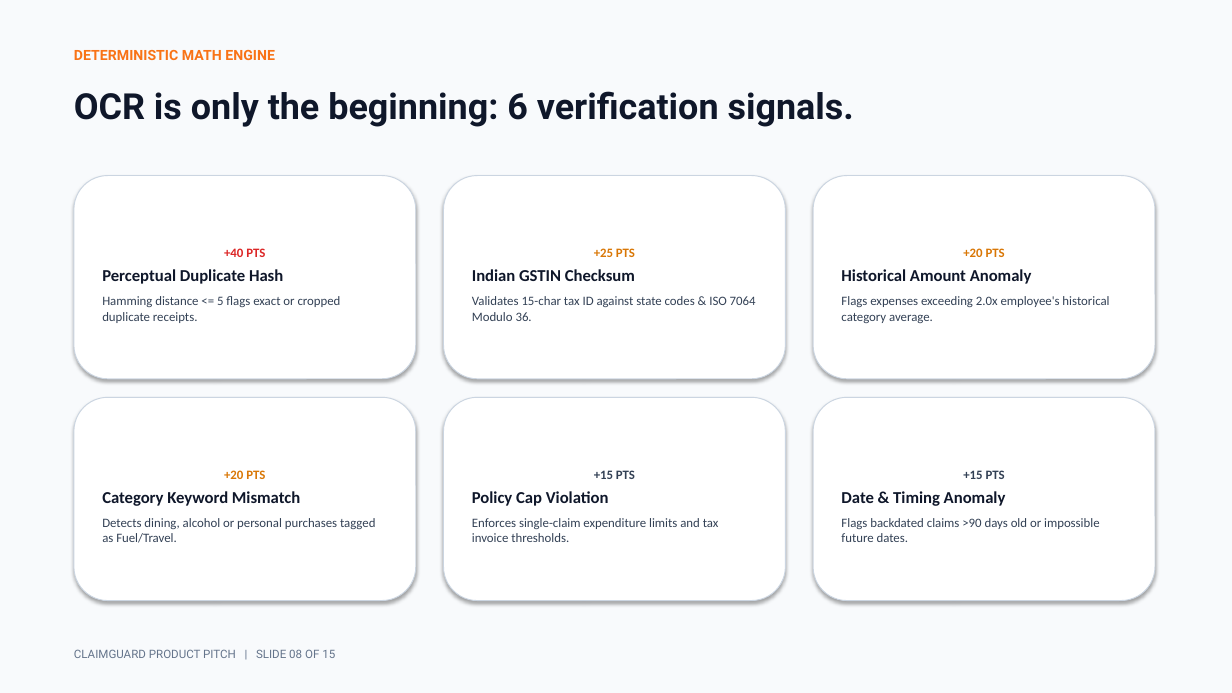
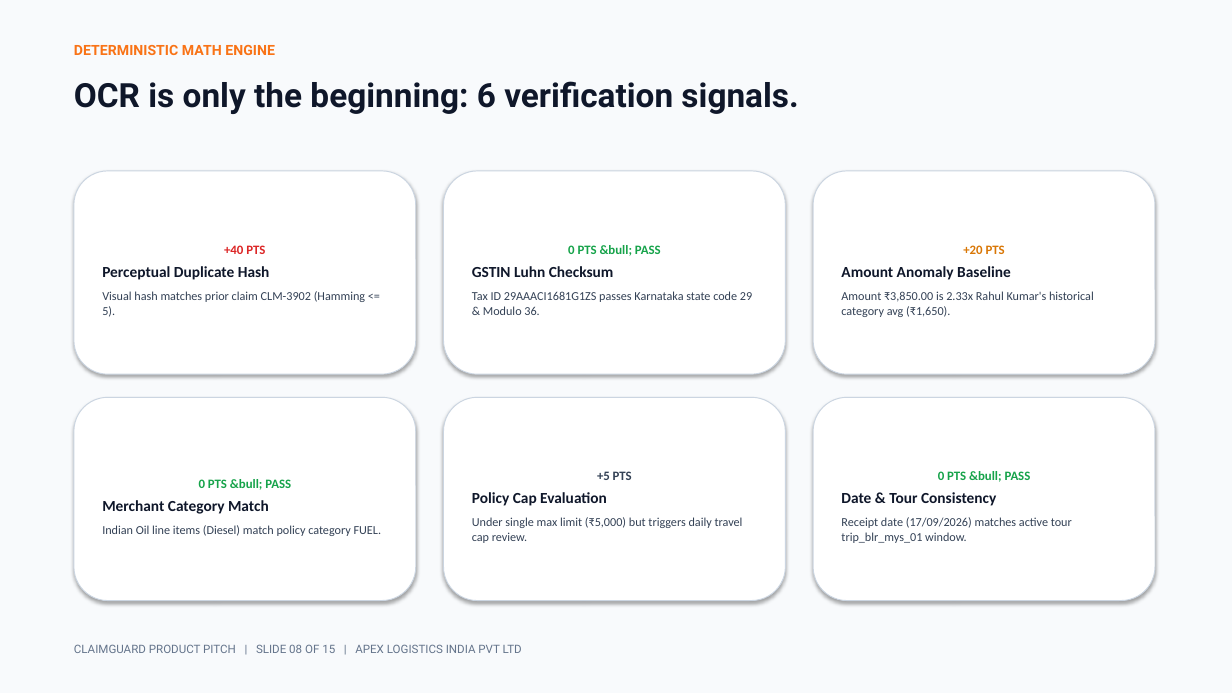
Before and after one commit to sgk18/Claim_guard, a slide deck: slide 8 of ClaimGuard_Product_Pitch.pptx. Drawn at 1232x693 pixels with LibreOffice and Linux fonts; fonts in the diff are those of the drawing. Boxes give left, top, right and bottom in pixels: in the first picture for what was removed or moved away, otherwise in the second. Text is boxed around its words. In the diff, an @@ line names an element or a change of style, - is before the commit and + after.

Commit message:
feat: add HTML product pitch presentation and PPTX generation script

```diff
--- a/ClaimGuard_Product_Pitch.pptx
+++ b/ClaimGuard_Product_Pitch.pptx
@@ text "DETERMINISTIC MATH ENGINE": place and size @@
-text "DETERMINISTIC MATH ENGINE" at box(74, 50, 275, 60)
+text "DETERMINISTIC MATH ENGINE" at box(74, 45, 275, 55)
@@ text "OCR is only the beginning: ...": place and size @@
-text "OCR is only the beginning: ..." at box(74, 91, 854, 127)
+text "OCR is only the beginning: ..." at box(74, 81, 798, 114)
@@ text "OCR is only the beginning: ..." at box(74, 81, 798, 114): size 28 to 26 pt @@
@@ 3 rounded rectangles: place and size @@
-3 rounded rectangles at box(74, 176, 1155, 379)
+3 rounded rectangles at box(74, 171, 1155, 374)
@@ text in rounded rectangle at box(102, 266, 270, 280): size 13 to 12 pt in "Perceptual Duplicate Hash" @@
@@ text in rounded rectangle at box(472, 245, 752, 315): text changed; size 10 to 9.5 pt @@
-+25 PTS
-Indian GSTIN Checksum
-Validates 15-char tax ID against state codes & ISO 7064 Modulo 36.
+0 PTS &bull; PASS
+GSTIN Luhn Checksum
+Tax ID 29AAACI1681G1ZS passes Karnataka state code 29 & Modulo 36.
@@ text in rounded rectangle at box(841, 266, 1094, 317): text changed; size 10 to 9.5 pt @@
-Historical Amount Anomaly
-Flags expenses exceeding 2.0x employee's historical category average.
+Amount Anomaly Baseline
+Amount ₹3,850.00 is 2.33x Rahul Kumar's historical category avg (₹1,650).
@@ text in rounded rectangle at box(102, 291, 365, 317): text changed; size 10 to 9.5 pt @@
-Hamming distance <= 5 flags exact or cropped duplicate receipts.
+Visual hash matches prior claim CLM-3902 (Hamming <= 5).
@@ text in rounded rectangle at box(102, 479, 381, 536): text changed; size 10 to 9.5 pt @@
-+20 PTS
-Category Keyword Mismatch
-Detects dining, alcohol or personal purchases tagged as Fuel/Travel.
+0 PTS &bull; PASS
+Merchant Category Match
+Indian Oil line items (Diesel) match policy category FUEL.
@@ text in rounded rectangle at box(472, 471, 743, 543): text changed; size 10 to 9.5 pt @@
-+15 PTS
-Policy Cap Violation
-Enforces single-claim expenditure limits and tax invoice thresholds.
++5 PTS
+Policy Cap Evaluation
+Under single max limit (₹5,000) but triggers daily travel cap review.
@@ text in rounded rectangle at box(841, 471, 1072, 543): text changed; size 10 to 9.5 pt @@
-+15 PTS
-Date & Timing Anomaly
-Flags backdated claims >90 days old or impossible future dates.
+0 PTS &bull; PASS
+Date & Tour Consistency
+Receipt date (17/09/2026) matches active tour trip_blr_mys_01 window.
@@ text at box(74, 644, 522, 653): text changed @@
-CLAIMGUARD PRODUCT PITCH | SLIDE 08 OF 15
+CLAIMGUARD PRODUCT PITCH | SLIDE 08 OF 15 | APEX LOGISTICS INDIA PVT LTD
```
Also in this commit, not shown: 14 other slides changed, 2 other files.
